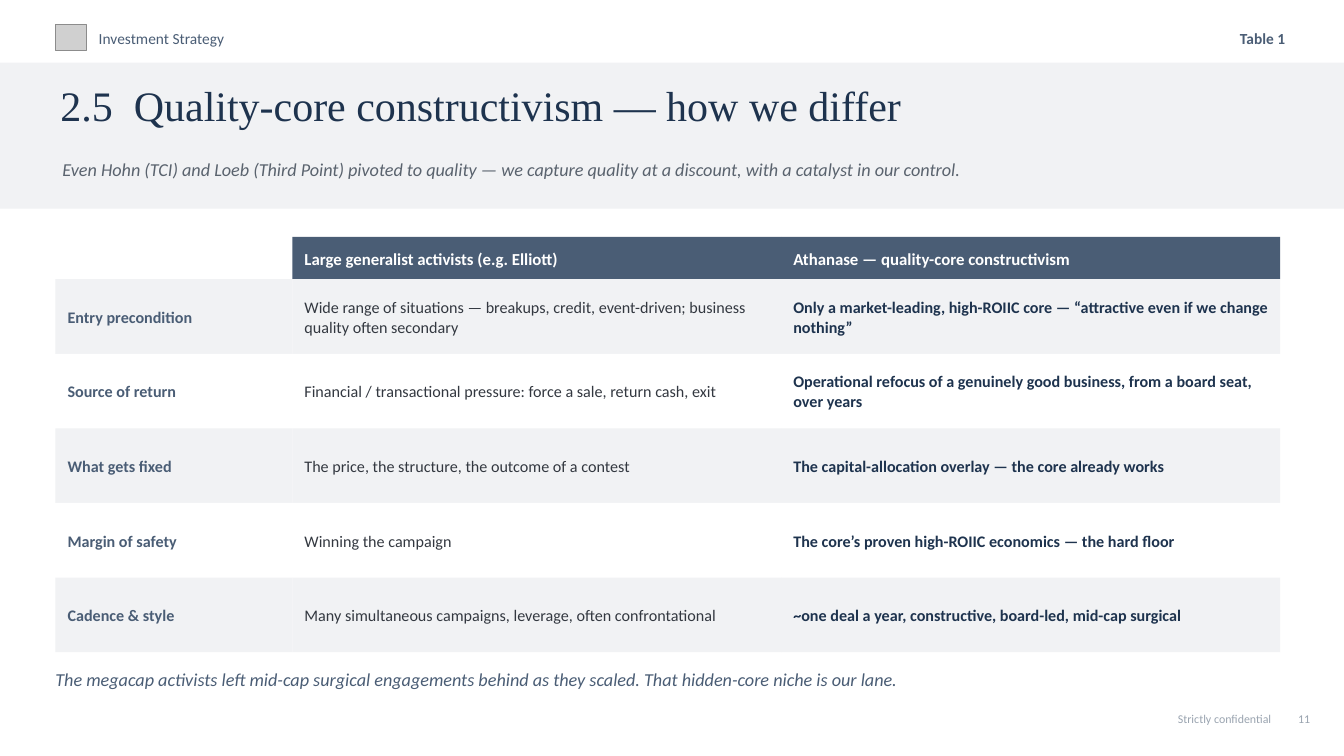
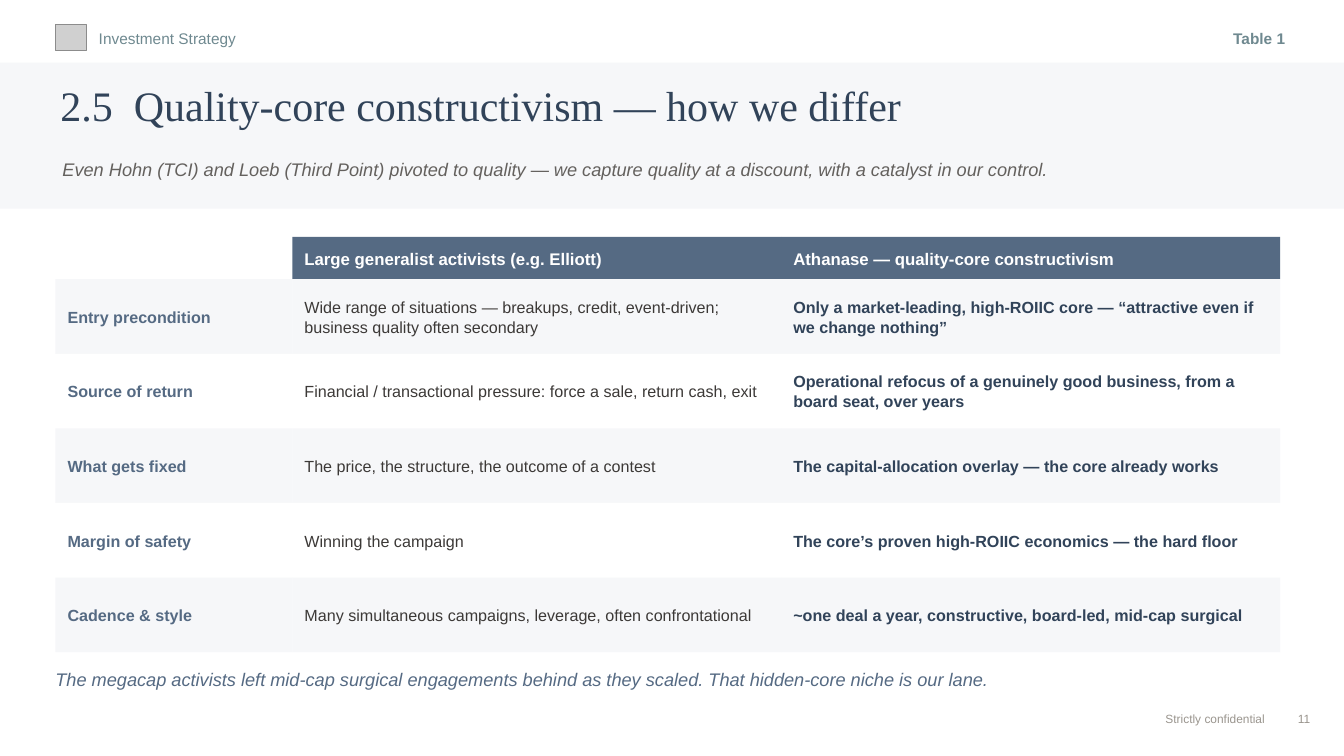
Before and after one commit to charette-lab/Claude, a slide deck: slide 14 of Athanase_Engaged_Ownership_Allocator_Deck.pptx. Drawn at 1344x756 pixels with LibreOffice and Linux fonts; fonts in the diff are those of the drawing; grey boxes stand for pictures. Boxes give left, top, right and bottom in pixels: in the first picture for what was removed or moved away, otherwise in the second. Text is boxed around its words. In the diff, an @@ line names an element or a change of style, - is before the commit and + after.

```diff
--- a/Athanase_Engaged_Ownership_Allocator_Deck.pptx
+++ b/Athanase_Engaged_Ownership_Allocator_Deck.pptx
@@ text "Investment Strategy" at <box>99,33,235,47</box>: font Calibri to Arial, text colour #4A5D75 to #6F8990 @@
@@ text "Table 1" at <box>1233,33,1286,44</box>: font Calibri to Arial, text colour #4A5D75 to #6F8990 @@
@@ text "2.5 Quality-core constructivism — how ..." at <box>60,91,900,129</box>: text colour #1E334E to #314359 @@
@@ text "Even Hohn (TCI) and Loeb ..." at <box>62,163,1048,180</box>: font Calibri to Arial, text colour #5A636E to #64615E @@
@@ rectangle at <box>292,237,781,279</box>: fill #4A5D75 to #556A83 @@
@@ text "Large generalist activists (e.g. Elliott)" at <box>304,253,601,269</box>: font Calibri to Arial @@
@@ rectangle at <box>781,237,1280,279</box>: fill #4A5D75 to #556A83 @@
@@ text "Athanase — quality-core constructivism" at <box>793,253,1114,269</box>: font Calibri to Arial @@
@@ fill #F1F2F4 to #F6F7F9 in 10 elements at <box>0,63,1344,209</box>, <box>781,279,1280,354</box>, <box>781,429,1280,503</box>, <box>781,578,1280,652</box>, <box>55,279,292,354</box>, <box>292,279,781,354</box>, <box>55,429,292,503</box>, <box>292,429,781,503</box>, <box>55,578,292,652</box>, <box>292,578,781,652</box> @@
@@ font Calibri to Arial, text colour #333840 to #3C3937 in 5 elements at <box>304,301,719,337</box>, <box>304,385,757,401</box>, <box>304,460,656,476</box>, <box>304,535,464,551</box>, <box>304,609,752,625</box> @@
@@ font Calibri to Arial, text colour #1E334E to #314359 in 5 elements at <box>793,301,1254,337</box>, <box>793,375,1235,411</box>, <box>793,460,1219,476</box>, <box>793,535,1238,551</box>, <box>793,609,1243,625</box> @@
@@ font Calibri to Arial, text colour #4A5D75 to #556A83 in 6 elements at <box>68,311,211,327</box>, <box>68,385,193,397</box>, <box>68,460,187,476</box>, <box>68,535,192,551</box>, <box>68,609,192,625</box>, <box>55,673,988,690</box> @@
@@ text "Strictly confidential 11" at <box>1165,714,1310,726</box>: font Calibri to Arial, text colour #9AA4B0 to #9A958E @@
```
Also in this commit, not shown: 26 other slides changed, 1 other file.
